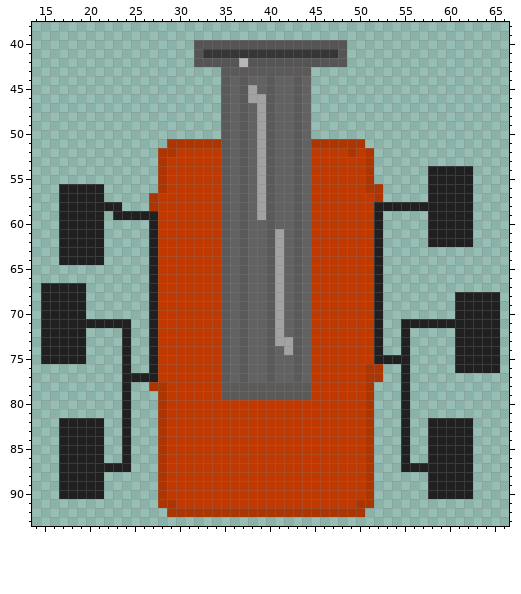
Edited in one commit: sprite sheet (sprites/spr_flamethrower/layers/48c4f60e-74eb-490f-be5f-6b3bfc959d40/269e666b-c64b-48a4-9e1b-6b11eea2d599.png). Above, as it was before the edit.
The file is 79x95 pixels. Shown: x 14..66, y 38..93.
The same view after the edit:
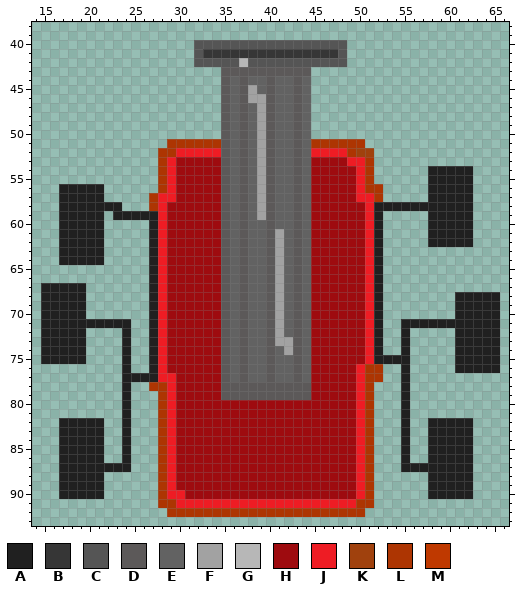
Palette (. is transparent): A #202020  B #363636  C #555555  D #5c5959  E #626262  F #a2a2a2  G #b7b7b7  H #9e0b0f  J #ee1c24  K #a0410d  L #ad3502  M #bf3900
The exact change:
y 52: x 30..34 MMMMM -> JJJJJ; x 45..48 MMMM -> JJJJ; x 50..51 ML -> KK
y 53: x 29..34 MMMMMM -> JHHHHH; x 45..50 MMMMMM -> HHHHJJ
y 54..56: x 29..34 MMMMMM -> JHHHHH; x 45..50 MMMMMM -> HHHHHJ
y 57: x 28..34 MMMMMMM -> JJHHHHH; x 45..51 MMMMMMM -> HHHHHJJ
y 58..75: x 28..34 MMMMMMM -> JHHHHHH; x 45..51 MMMMMMM -> HHHHHHJ
y 76: x 28..34 MMMMMMM -> JHHHHHH; x 45..50 MMMMMM -> HHHHHJ
y 77: x 28..34 MMMMMMM -> JJHHHHH; x 45..50 MMMMMM -> HHHHHJ
y 78..79: x 29..34 MMMMMM -> JHHHHH; x 45..50 MMMMMM -> HHHHHJ
y 80..89: x 29..50 MMMMMMMMMMMMMMMMMMMMMM -> JHHHHHHHHHHHHHHHHHHHHJ
y 90: x 29..50 MMMMMMMMMMMMMMMMMMMMMM -> JJHHHHHHHHHHHHHHHHHHHJ
y 91: x 30..49 MMMMMMMMMMMMMMMMMMMM -> JJJJJJJJJJJJJJJJJJJJ
